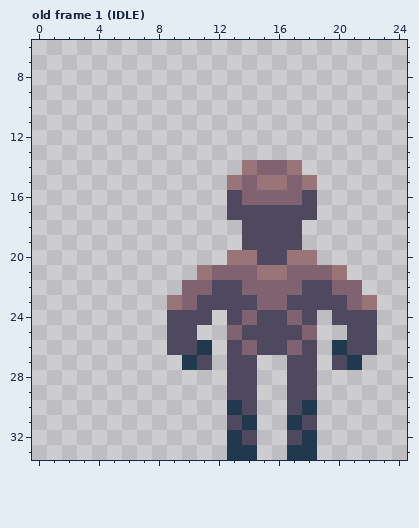
Two states of a pixel-art file, ase_files/guy.aseprite. Above: the version before the commit.
32x34 pixels, 9 frames. Shown: old frame 1 (IDLE): x 0..24, y 6..33. The commit also changed other frames, which this record leaves out.
The same view after the edit:
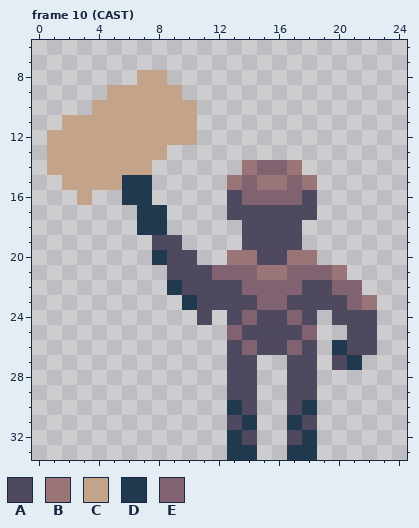
Palette (. is transparent): A #4e495f  B #997577  C #c3a38a  D #20394f  E #816271
A new or re-ordered frame is compared with the old frame closest to it.
What changed:
frames 9 -> 17
--- frame 10 (CAST) is new; against old frame 1 (IDLE), layer "Layer 1"
@@ x 0..13 @@
  7 ..............
- 8 ..............
- 9 ..............
-10 ..............
-11 ..............
-12 ..............
-13 ..............
-14 ..............
-15 .............B
-16 .............A
-17 .............A
-18 ..............
-19 ..............
-20 .............B
-21 ...........BEE
-22 ..........EEAA
-23 .........BEAAA
-24 .........AAA.A
-25 .........AA..E
-26 .........AAD.A
-27 ..........DA.A
+ 8 .......CC.....
+ 9 .....CCCCC....
+10 ....CCCCCCC...
+11 ..CCCCCCCCC...
+12 .CCCCCCCCCC...
+13 .CCCCCCCC.....
+14 .CCCCCCC......
+15 ..CCCCDD.....B
+16 ...C..DD.....A
+17 .......DD....A
+18 .......DD.....
+19 ........AA....
+20 ........DAA..B
+21 .........AAAEE
+22 .........DAAAA
+23 ..........DAAA
+24 ...........A.A
+25 .............E
+26 .............A
+27 .............A
 28 .............A
